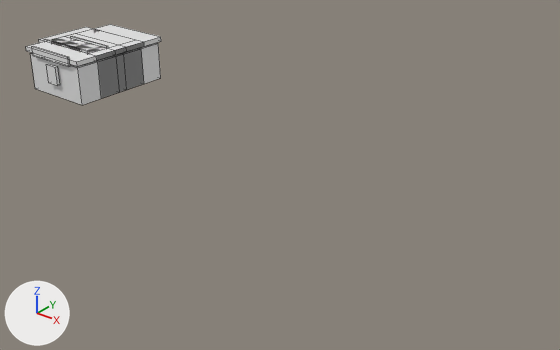
The FBX model assets/models/shops.fbx as it was, and as the next commit left it.
Rendered twice from a 50 mm camera at (141.2, -103.0, 54.8) aimed at (63.1, -5.4, -5.7). The axes (+X, +Y, +Z) are drawn at lower left. The lights are the same throughout. Mesh edges are drawn as thin lines. Where no turn or scale is listed for an object, it has been applied to the vertices.

The scene before the commit, as lines of its bpy script (objects in view):
```python
me_cube_024 = bpy.data.meshes.new('Cube.024')
me_cube_024.from_pydata(...)  # a box spanning x -8.0..8.0, y -6.0..6.0, z -4.0..4.0
me_cube_028 = bpy.data.meshes.new('Cube.028')
me_cube_028.from_pydata(...)  # a box spanning x -8.0..8.0, y -6.0..6.0, z -4.0..4.0
me_cube_029 = bpy.data.meshes.new('Cube.029')
me_cube_029.from_pydata(...)  # a box spanning x -8.5..8.5, y -6.5..6.5, z -0.5..0.5
me_cube_031 = bpy.data.meshes.new('Cube.031')
me_cube_031.from_pydata(...)  # a box spanning x -1.5..1.5, y -0.3..0.3, z -2.0..2.0
me_cube_032 = bpy.data.meshes.new('Cube.032')
me_cube_032.from_pydata(...)  # a box spanning x -8.0..8.0, y -6.0..6.0, z -4.0..4.0
me_cube_033 = bpy.data.meshes.new('Cube.033')
me_cube_033.from_pydata(...)  # a box spanning x -8.5..8.5, y -6.5..6.5, z -0.5..0.5
me_cube_036 = bpy.data.meshes.new('Cube.036')
me_cube_036.from_pydata(...)  # a box spanning x -8.0..8.0, y -6.0..6.0, z -4.0..4.0
ob_shop_armor_base = bpy.data.objects.new('SHOP_Armor_Base', me_cube_028)
ob_shop_armor_base.location = (7.5, 5.0, 2.0)
ob_shop_armor_door = bpy.data.objects.new('SHOP_Armor_Door', me_cube_031)
ob_shop_armor_door.location = (7.5, -1.5, 3.0)
ob_shop_armor_roof = bpy.data.objects.new('SHOP_Armor_Roof', me_cube_029)
ob_shop_armor_roof.location = (7.5, 5.0, 7.0)
ob_shop_general_base = bpy.data.objects.new('SHOP_General_Base', me_cube_032)
ob_shop_general_base.location = (7.5, -5.0, 2.0)
ob_shop_general_roof = bpy.data.objects.new('SHOP_General_Roof', me_cube_033)
ob_shop_general_roof.location = (7.5, -5.0, 7.0)
ob_shop_housing_base = bpy.data.objects.new('SHOP_Housing_Base', me_cube_036)
ob_shop_housing_base.location = (5.0, 0.0, 2.0)
ob_shop_weapon_base = bpy.data.objects.new('SHOP_Weapon_Base', me_cube_024)
ob_shop_weapon_base.location = (7.5, 0.0, 2.0)
# also in view: 'SHOP_Housing_Roof' at (5.0, 0.0, 7.0)
```
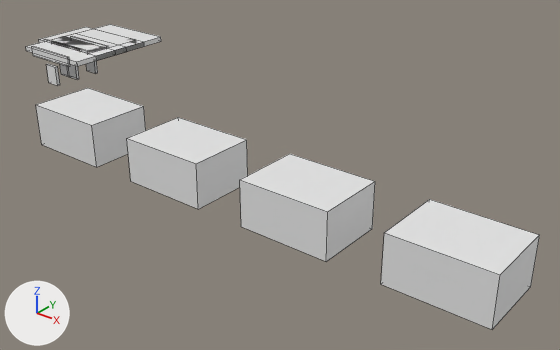
Where the newer file only moved an object's origin or applied its transform, the numbers keep the older frame.

Boxes [x1, y1, x2, y2] around the edits, measured in the pictures (560 x 350 px):
'SHOP_Housing_Base', mesh moved (not visible before)
    after: [381, 199, 540, 330]
'SHOP_General_Base', mesh moved
    before: [30, 53, 101, 105]
    after: [240, 154, 375, 262]
'SHOP_Armor_Base', mesh moved
    before: [116, 43, 161, 90]
    after: [127, 117, 248, 209]
'SHOP_Weapon_Base', recoloured, mesh moved
    before: [97, 48, 144, 98]
    after: [36, 88, 146, 167]
'SHOP_Armor_Door', recoloured
    both: [86, 61, 98, 74]

The change, as a list of edits to the scene's bpy script:
```text
Add mat_defaultmaterial:
    mat_defaultmaterial = principled_material('DefaultMaterial')
    mat_defaultmaterial.base_color = (0.8, 0.8, 0.8)  # white #e7e7e7
Change me_cube_024:
    where me_cube_024.from_pydata(...)  # 8 vertices, 6 faces; spans x -8.0..8.0, y -6.0..6.0, z -4.0..4.0
    used by ob_shop_weapon_base; location = (7.5, 0.0, 2.0)
    me_cube_024 part 4: the whole mesh is moved by (22.5, -20.0, -2.0)
    add me_cube_024.materials.append(mat_defaultmaterial)  # white #e7e7e7
Change me_cube_028:
    where me_cube_028.from_pydata(...)  # 8 vertices, 6 faces; spans x -8.0..8.0, y -6.0..6.0, z -4.0..4.0
    used by ob_shop_armor_base; location = (7.5, 5.0, 2.0)
    me_cube_028 part 1: the whole mesh is moved by (47.5, -25.0, -2.0)
Change me_cube_031:
    where me_cube_031.from_pydata(...)  # 8 vertices, 6 faces; spans x -1.5..1.5, y -0.3..0.3, z -2.0..2.0
    add me_cube_031.materials.append(mat_defaultmaterial)  # white #e7e7e7
Change me_cube_033:
    where me_cube_033.from_pydata(...)  # 8 vertices, 6 faces; spans x -8.5..8.5, y -6.5..6.5, z -0.5..0.5
    add me_cube_033.materials.append(mat_defaultmaterial)  # white #e7e7e7
Change me_cube_032:
    where me_cube_032.from_pydata(...)  # 8 vertices, 6 faces; spans x -8.0..8.0, y -6.0..6.0, z -4.0..4.0
    used by ob_shop_general_base; location = (7.5, -5.0, 2.0)
    me_cube_032 part 2: the whole mesh is moved by (72.5, -15.0, -2.0)
Change me_cube_036:
    where me_cube_036.from_pydata(...)  # 8 vertices, 6 faces; spans x -8.0..8.0, y -6.0..6.0, z -4.0..4.0
    used by ob_shop_housing_base; location = (5.0, 0.0, 2.0)
    me_cube_036 part 3: the whole mesh is moved by (100.0, -20.0, -2.0)
```
